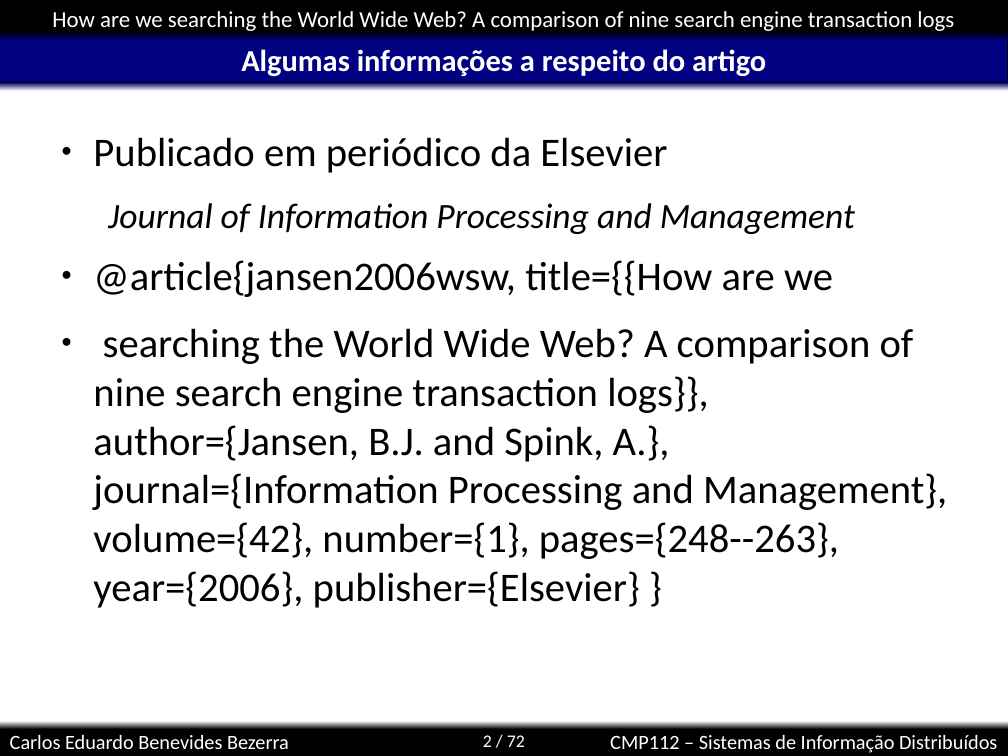
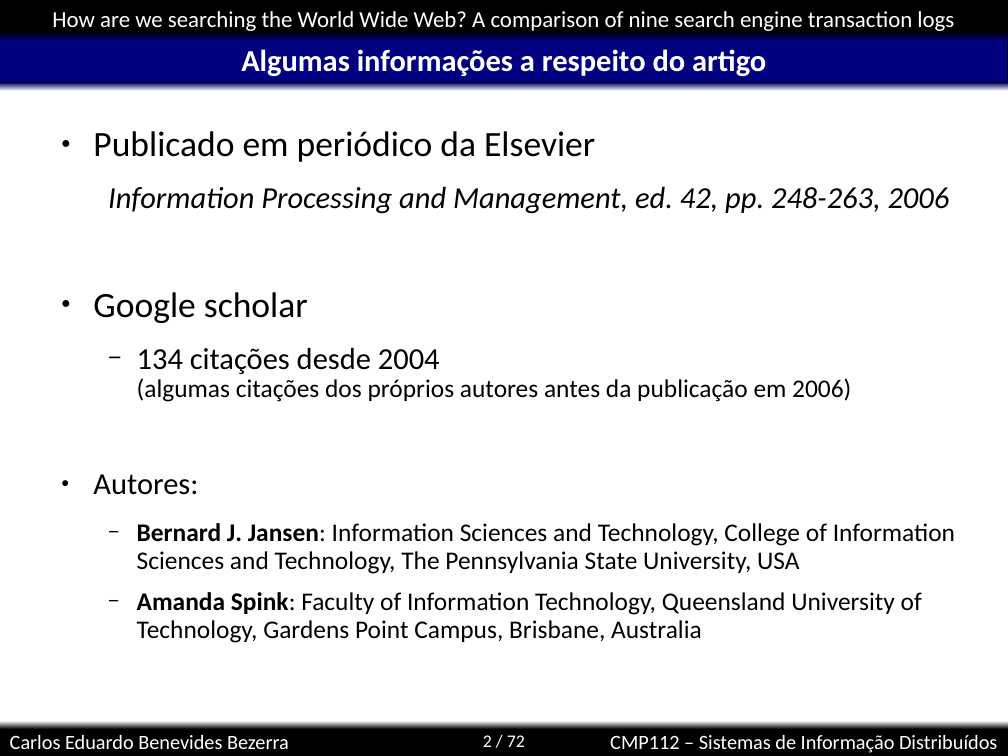
Before and after one commit to kdubezerra/kdubezerra, a slide deck: slide 2 of disciplinas/cmp112/artigohow.ppt. Drawn at 1008x756 pixels with LibreOffice and Linux fonts; fonts in the diff are those of the drawing; background and template pictures are left out. Boxes give left, top, right and bottom in pixels: in the first picture for what was removed or moved away, otherwise in the second. Text is boxed around its words. In the diff, an @@ line names an element or a change of style, - is before the commit and + after.

```diff
--- a/disciplinas/cmp112/artigohow.ppt
+++ b/disciplinas/cmp112/artigohow.ppt
@@ text at (93,131,595,162): size 32 to 28 pt in "Publicado em periódico da Elsevier"; line spacing 1 to 0.9 @@
@@ text at (93,186,955,643): text changed; size 32 to 20 pt @@
-  Journal of Information Processing and Management
-● @article{jansen2006wsw, title={{How are we
-● searching the World Wide Web? A comparison of nine search engine transaction logs}}, author={Jansen, B.J. and Spink, A.}, journal={Information Processing and Management}, volume={42}, number={1}, pages={248--263}, year={2006}, publisher={Elsevier} }
+  Information Processing and Management, ed. 42, pp. 248-263, 2006
+● Google scholar
+  − 134 citações desde 2004
+    (algumas citações dos próprios autores antes da publicação em 2006)
+● Autores:
+  − Bernard J. Jansen: Information Sciences and Technology, College of Information Sciences and Technology, The Pennsylvania State University, USA
+  − Amanda Spink: Faculty of Information Technology, Queensland University of Technology, Gardens Point Campus, Brisbane, Australia
```
Also in this commit, not shown: 1 slide added.
